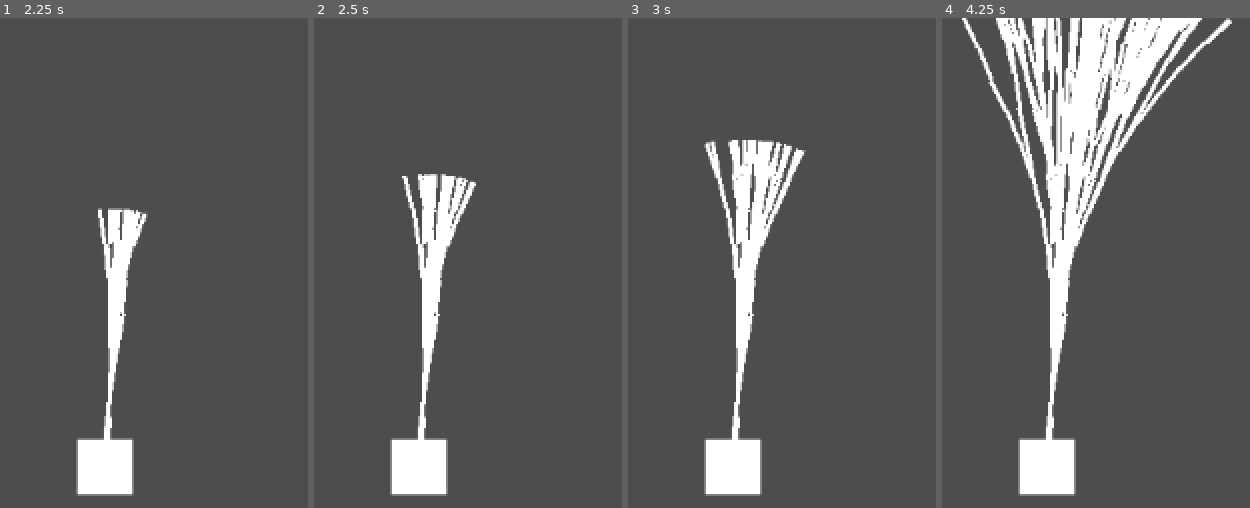
Above: before the commit, frames 1-4 (left to right).
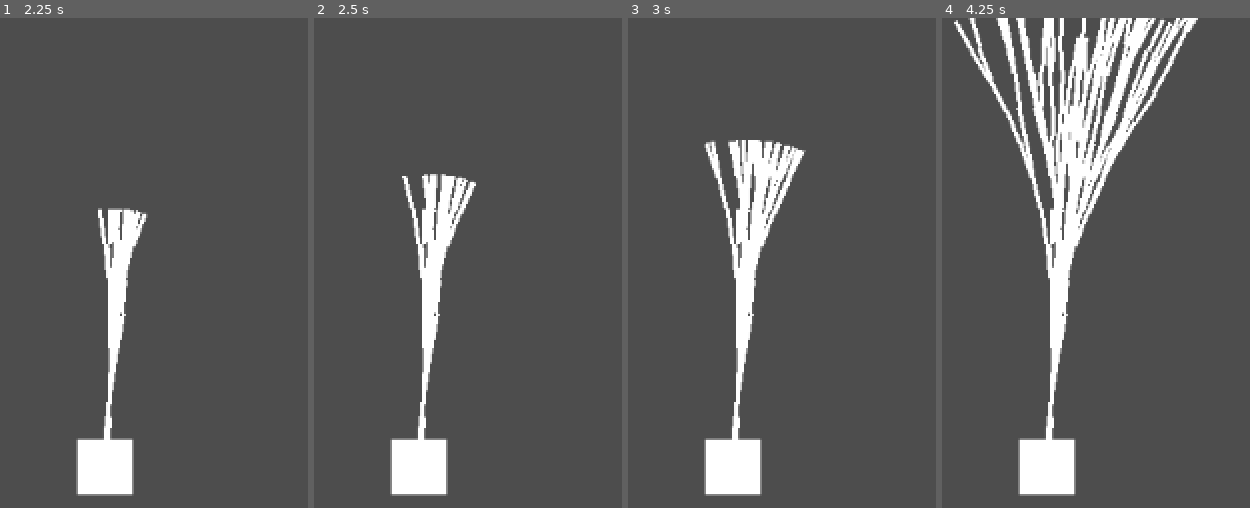
Above: after the commit, the same moments.

Repository: LiveFromZero/slimemind-fork
Game: Godot game, scene res://main.tscn
The game is run twice, just before and just after one commit, with the same random seed, the same clock (stepped at 60 frames per second) and the same inputs.
Inputs:
- Up to frame 1 (2.25 s): tap Enter at 0.5 s
- Up to frame 2 (2.5 s): no input
- Up to frame 3 (3 s): no input
- Up to frame 4 (4.25 s): no input

Frame 1 is identical in both runs. In frame 2, 0.1% of the frame differs, in the area x 33-38%, y 31-40%; in frame 3, 0.5%; in frame 4, 7.6%, in the area x 3-95%, y 0-40%.

Commit message:
arms now have working collision and stop when hitting something

Diff:
--- a/scripts/arm_segment.gd
+++ b/scripts/arm_segment.gd
@@ -20,12 +20,14 @@
 	time_since_growth += delta
 
 	if not has_grown and not hasSplit and time_since_growth >= GROWTH_INTERVAL:
-		grow_new_segment()
-		if rng.randf_range(0,1) <= random_arm_split_chance:
+		if not $Area2D/RayCast2D.is_colliding():
 			grow_new_segment()
-			hasSplit = true
-		has_grown = true
-
+			if rng.randf_range(0,1) <= random_arm_split_chance:
+				grow_new_segment()
+				hasSplit = true
+			has_grown = true
+		else:
+			has_grown = true
 func grow_new_segment() -> void:
 
 	# 1. Neues Segment instanziieren
